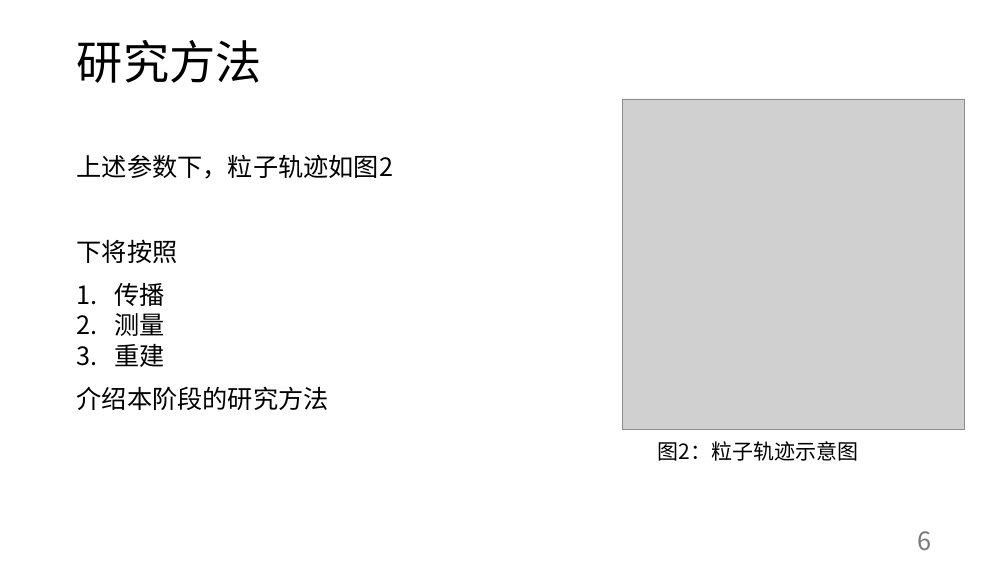
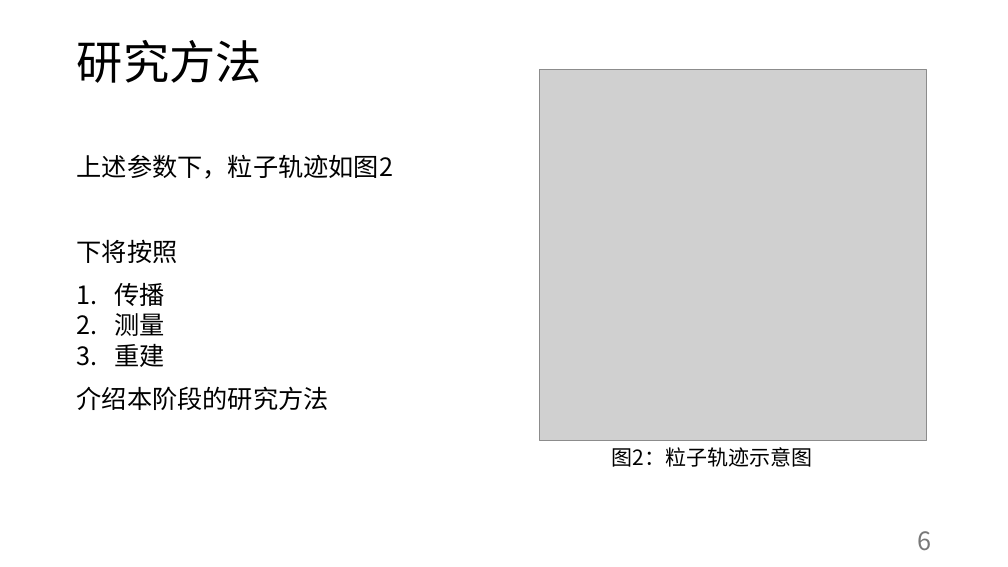
Before and after one commit to abwuge/capstoneProject, a slide deck: slide 6 of presentation/Stage：零磁场垂直入射线性重建.pptx. Drawn at 1008x567 pixels with LibreOffice and Linux fonts; fonts in the diff are those of the drawing; grey boxes stand for pictures. Boxes give left, top, right and bottom in pixels: in the first picture for what was removed or moved away, otherwise in the second. Text is boxed around its words. In the diff, an @@ line names an element or a change of style, - is before the commit and + after.

```diff
--- a/presentation/Stage：零磁场垂直入射线性重建.pptx
+++ b/presentation/Stage：零磁场垂直入射线性重建.pptx
@@ picture: place and size @@
-picture at [622, 99, 965, 430]
+picture at [540, 70, 927, 441]
@@ text "图2：粒子轨迹示意图": place and size @@
-text "图2：粒子轨迹示意图" at [658, 441, 859, 461]
+text "图2：粒子轨迹示意图" at [611, 447, 812, 467]
```
Also in this commit, not shown: 13 other slides changed, 6 slides added.
